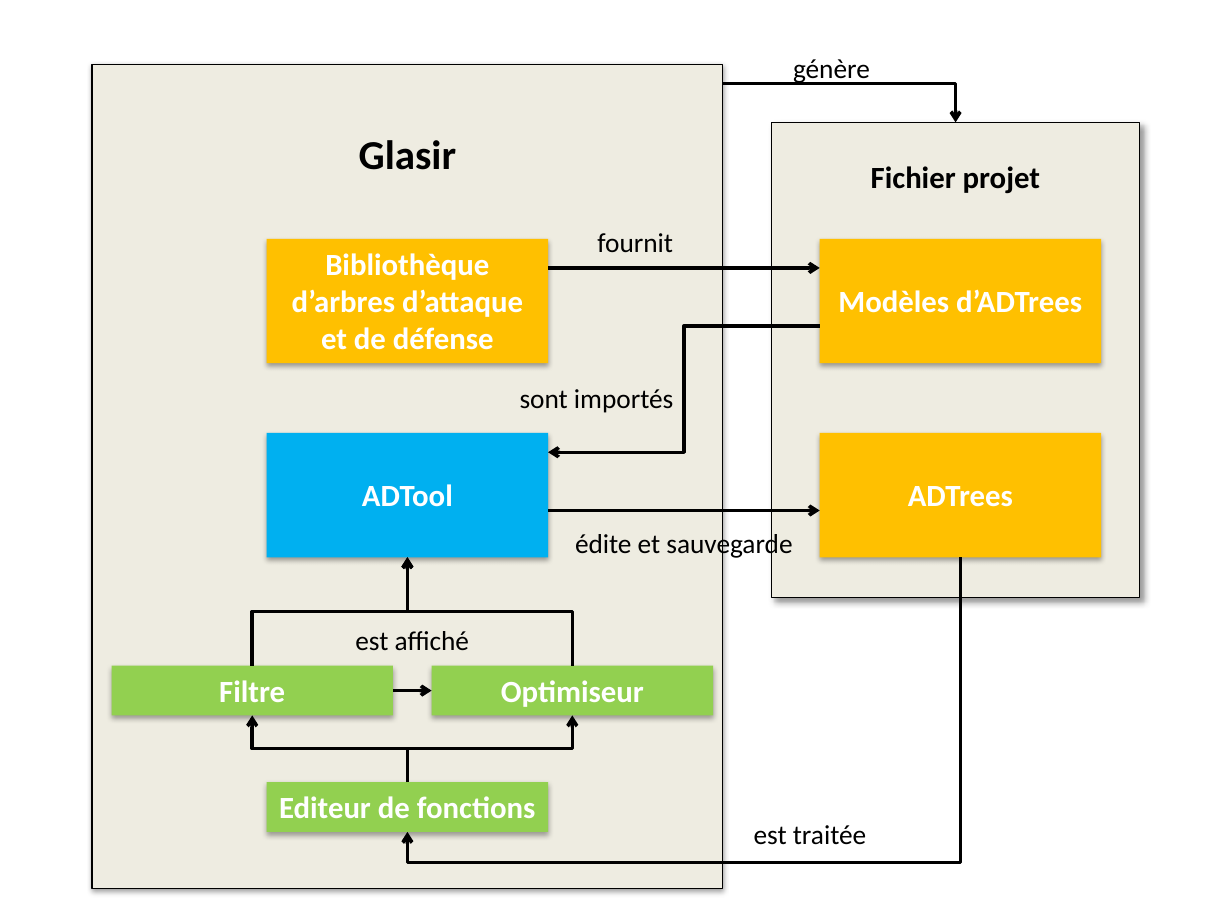
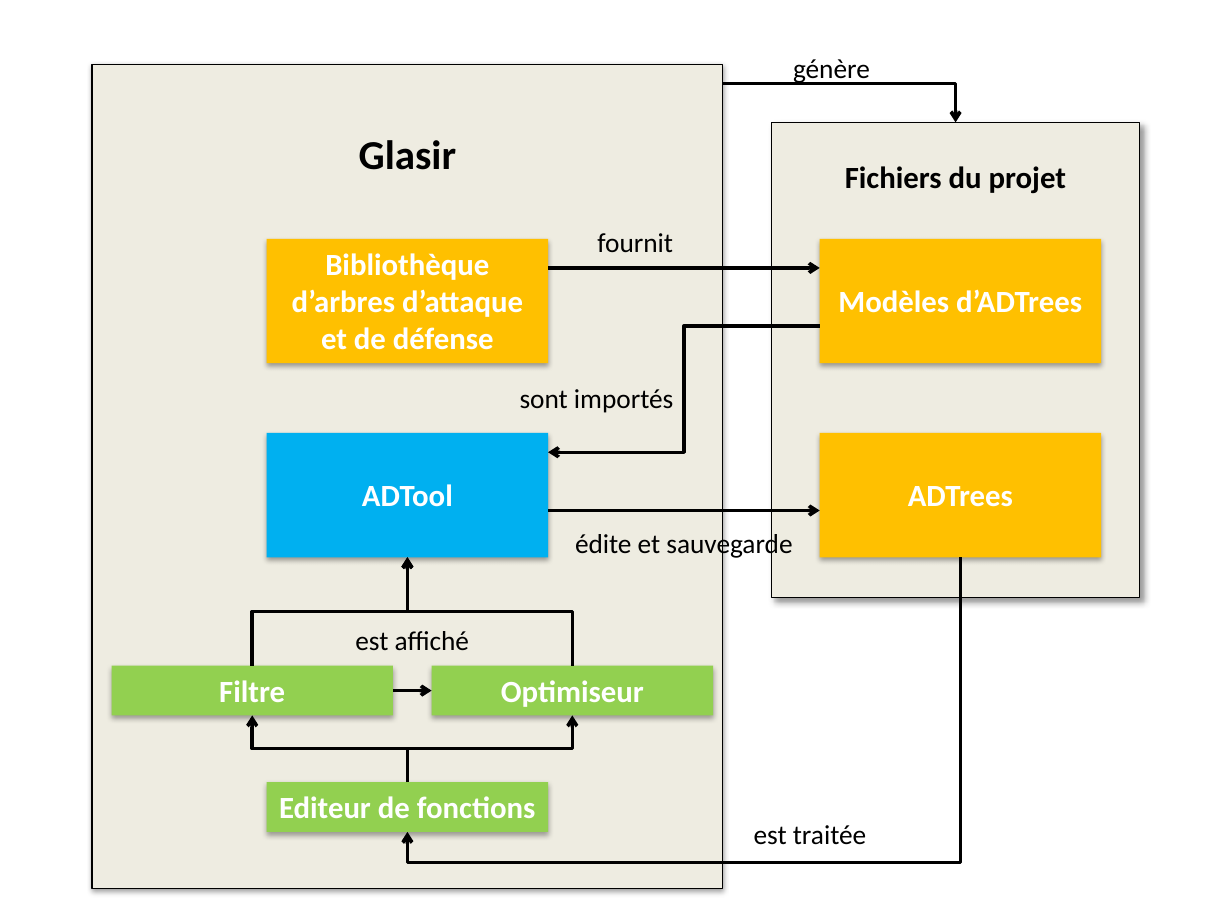
Before and after one commit to HKervadec/korrigolo, a slide deck: slide 1 of reports/2 - specification/figure/archiGlasir.pptx. Drawn at 1232x924 pixels with LibreOffice and Linux fonts; fonts in the diff are those of the drawing. Boxes give left, top, right and bottom in pixels: in the first picture for what was removed or moved away, otherwise in the second. Text is boxed around its words. In the diff, an @@ line names an element or a change of style, - is before the commit and + after.

```diff
--- a/reports/2 - specification/figure/archiGlasir.pptx
+++ b/reports/2 - specification/figure/archiGlasir.pptx
@@ text at (x1=845, y1=166, x2=1066, y2=194): text changed @@
-Fichier projet
+Fichiers du projet
```
Also in this commit, not shown: 3 other files.
